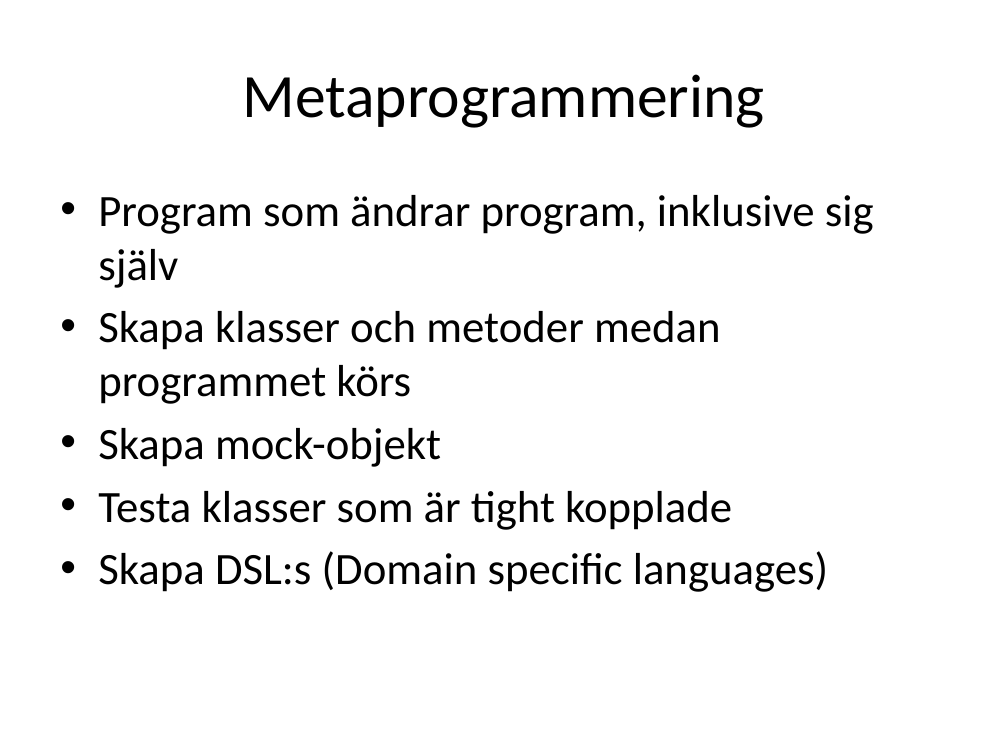
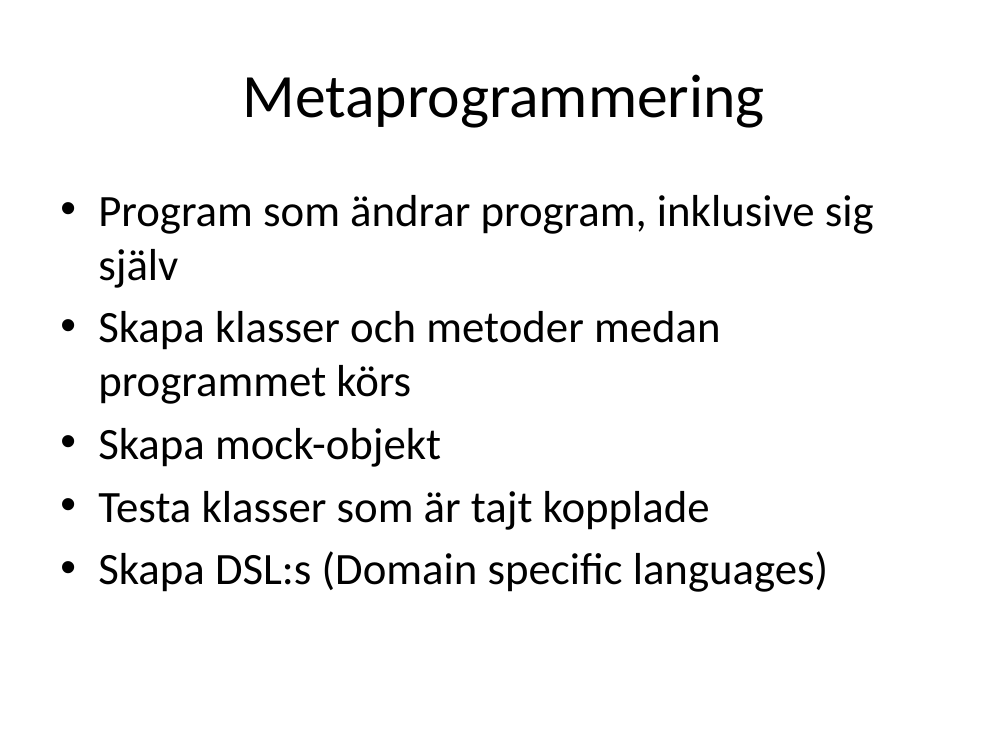
Before and after one commit to me97esn/groovyseminarium, a slide deck: slide 6 of groovyseminarie/dokument/groovyseminarium_source.pptx (slide 9 before the commit). Drawn at 1008x756 pixels with LibreOffice and Linux fonts; fonts in the diff are those of the drawing. Boxes give left, top, right and bottom in pixels: in the first picture for what was removed or moved away, otherwise in the second. Text is boxed around its words. In the diff, an @@ line names an element or a change of style, - is before the commit and + after.

```diff
--- a/groovyseminarie/dokument/groovyseminarium_source.pptx
+++ b/groovyseminarie/dokument/groovyseminarium_source.pptx
@@ text at (98,491,710,530): text changed @@
-• Testa klasser som är tight kopplade
+• Testa klasser som är tajt kopplade
```
Also in this commit, not shown: 6 other slides changed, 3 slides added, 1 slide removed, 9 other files.
